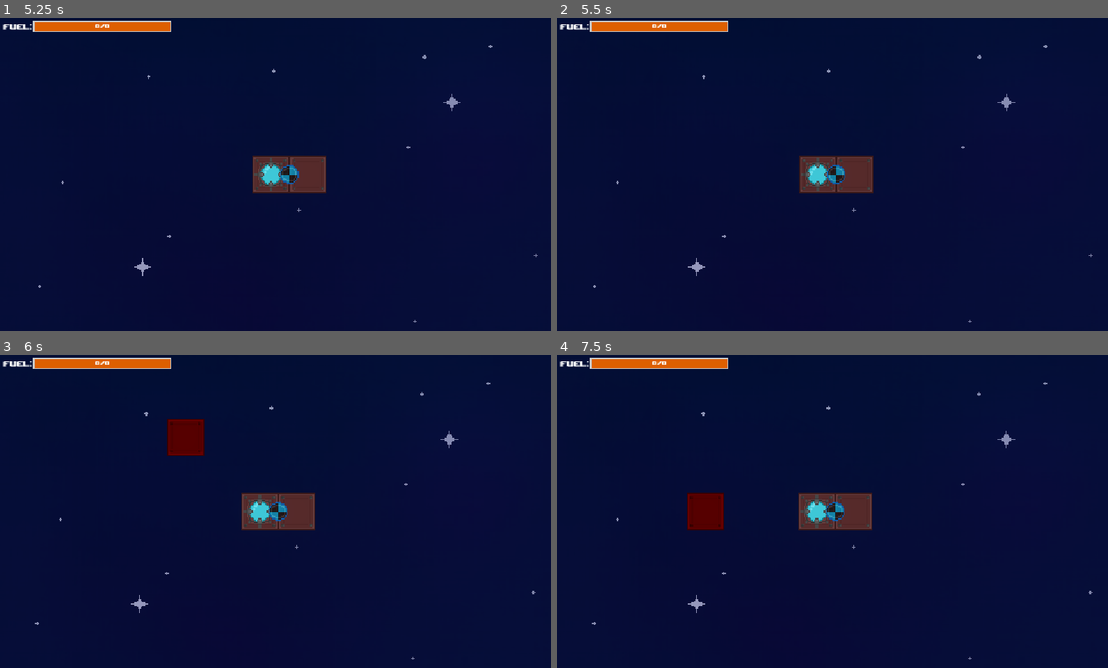
Above: before the commit, frames 1-4 (two rows, left to right).
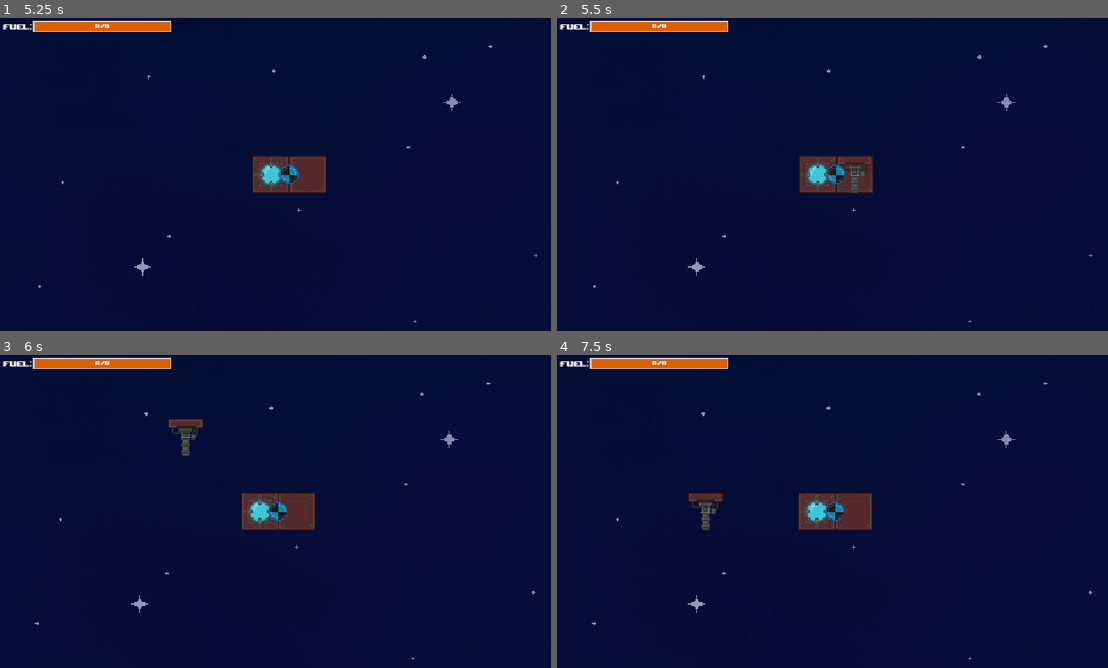
Above: after the commit, the same moments.

Repository: Luminescent-Cheese/ShipBattleBuilder
Game: Godot game, scene res://game.tscn
The game is run twice, just before and just after one commit, with the same random seed, the same clock (stepped at 60 frames per second) and the same inputs.
Inputs (mouse positions are in pixels of both pictures, inside the frame that each line leads up to):
- Up to frame 1 (5.25 s): move the mouse to (281, 174) at 0.52 s; hold D (Thrust Right) 0.53-1.28 s; hold Space (Launch) 0.53-1.28 s; click (281, 174) at 0.67 s; tap Ctrl (select) at 0.8, 1.35, 3.8 s; tap Enter at 1.25, 2.75, 4.25 s; move the mouse to (165, 190) at 1.27 s; hold S (Thrust Backward) 1.28-2.03 s; tap 1 (test) at 1.55, 2.1, 4.55 s; tap Space (Launch) at 2, 3.05, 3.5, 5 s; move the mouse to (165, 174) at 2.02 s; hold D (Thrust Right) 2.03-2.78 s; click (165, 174) at 2.17 s; tap 4 (test4, bound only after the commit) at 2.3, 2.85 s; move the mouse to (247, 237) at 2.77 s; hold S (Thrust Backward) 2.78-3.53 s; click (247, 237) at 2.92 s; move the mouse to (446, 221) at 3.52 s; hold Space (Launch) 3.53-4.28 s; hold A (Thrust Left) 3.53-5.03 s; move the mouse to (110, 127) at 4.27 s; tap R (rotate) at 4.35 s; move the mouse to (308, 174) at 5.02 s; hold S (Thrust Backward) from 5.03 s (still down); hold Ctrl (select) from 5.03 s (still down); click (308, 174) at 5.17 s
- Up to frame 2 (5.5 s): keep holding S (Thrust Backward); keep holding Ctrl (select); tap 4 (test4, bound only after the commit) at 5.3 s
- Up to frame 3 (6 s): move the mouse to (192, 433) at 5.77 s; release S (Thrust Backward) at 5.78 s; release Ctrl (select) at 5.78 s; hold D (Thrust Right) from 5.78 s (still down); tap 1 (test) at 5.85 s
- Up to frame 4 (7.5 s): tap Space (Launch) at 6.05 s; move the mouse to (744, 436) at 6.52 s; release D (Thrust Right) at 6.53 s; hold S (Thrust Backward) 6.53-7.28 s; hold Ctrl (select) 6.53-7.28 s; tap 2 (test2) at 6.6 s; click (744, 436) at 6.67 s; move the mouse to (722, 527) at 7.27 s; hold D (Thrust Right) from 7.28 s (still down); tap 3 (test3) at 7.35 s; click (722, 527) at 7.42 s

Frame 1 is identical in both runs. In frame 2, 0.2% of the frame differs, in the area x 50-58%, y 44-56%; in frame 3, 0.8%, in the area x 30-38%, y 20-33%; in frame 4, 0.8%.

Commit message:
basic bullets

Diff:
--- /dev/null
+++ b/Bullets/bullet_base.gd
@@ -0,0 +1,13 @@
+extends CharacterBody2D
+
+@export var SPEED: float = 2000.0
+@export var shoot_dir: Vector2 = Vector2.ZERO
+@export var damage: float = 5.0
+@export var parentVelocity: Vector2 = Vector2.ZERO
+
+func _physics_process(delta: float) -> void:
+	velocity = (SPEED * shoot_dir)+ parentVelocity
+	move_and_slide()
+
+func _on_deletion_timer_timeout() -> void:
+	queue_free()
--- /dev/null
+++ b/Bullets/bullet_base.tscn
@@ -0,0 +1,34 @@
+[gd_scene format=3 uid="uid://bpr4s32aunp3r"]
+
+[ext_resource type="Script" uid="uid://db20vl0wyadil" path="res://Bullets/bullet_base.gd" id="1_kexa8"]
+
+[sub_resource type="Gradient" id="Gradient_desxn"]
+colors = PackedColorArray(1, 0.8784314, 0, 1, 1, 0.54901963, 0, 0)
+
+[sub_resource type="GradientTexture2D" id="GradientTexture2D_bhunq"]
+gradient = SubResource("Gradient_desxn")
+fill = 1
+fill_from = Vector2(0.5217391, 0.45652175)
+fill_to = Vector2(0.8304348, 0.13913043)
+
+[sub_resource type="CircleShape2D" id="CircleShape2D_bhunq"]
+radius = 19.026299
+
+[node name="BulletBase" type="CharacterBody2D" unique_id=1000176563]
+collision_layer = 0
+collision_mask = 2
+script = ExtResource("1_kexa8")
+
+[node name="Bullet Sprite" type="Sprite2D" parent="." unique_id=684335031]
+position = Vector2(-0.7499987, 1.312499)
+scale = Vector2(0.69531256, 0.6777344)
+texture = SubResource("GradientTexture2D_bhunq")
+
+[node name="Bullet Collision" type="CollisionShape2D" parent="." unique_id=706354351]
+shape = SubResource("CircleShape2D_bhunq")
+
+[node name="DeletionTimer" type="Timer" parent="." unique_id=1376197974]
+wait_time = 5.0
+autostart = true
+
+[connection signal="timeout" from="DeletionTimer" to="." method="_on_deletion_timer_timeout"]
--- /dev/null
+++ b/Tiles/core.tscn
@@ -0,0 +1,17 @@
+[gd_scene format=3 uid="uid://csp1rv8jier8p"]
+
+[ext_resource type="PackedScene" uid="uid://bnvbyi3c63nr1" path="res://Tiles/ship_part.tscn" id="1_y2afb"]
+[ext_resource type="Texture2D" uid="uid://cd3oqmtqa078l" path="res://art/core.png" id="2_vx0sh"]
+
+[sub_resource type="RectangleShape2D" id="RectangleShape2D_wipx3"]
+resource_local_to_scene = true
+size = Vector2(124, 124)
+
+[node name="Core" unique_id=243587431 instance=ExtResource("1_y2afb")]
+placeable = false
+
+[node name="BaseShipSprite" parent="." index="0" unique_id=1416035950]
+texture = ExtResource("2_vx0sh")
+
+[node name="CollisionShape2D" parent="CheckIfValid" parent_id_path=PackedInt32Array(815796589) index="0" unique_id=1649036300]
+shape = SubResource("RectangleShape2D_wipx3")
--- /dev/null
+++ b/Tiles/fuel_tile.tscn
@@ -0,0 +1,20 @@
+[gd_scene format=3 uid="uid://cjx5kmjalasat"]
+
+[ext_resource type="PackedScene" uid="uid://bnvbyi3c63nr1" path="res://Tiles/ship_part.tscn" id="1_51srj"]
+[ext_resource type="Script" uid="uid://bnl5kdmnpg1o2" path="res://Tiles/fuel_tank_logic.gd" id="2_crlu0"]
+[ext_resource type="Texture2D" uid="uid://r4ih00eykd1a" path="res://art/fuel tile.png" id="3_ngdvk"]
+
+[sub_resource type="RectangleShape2D" id="RectangleShape2D_h13lx"]
+resource_local_to_scene = true
+size = Vector2(124, 124)
+
+[node name="FuelTile" unique_id=243587431 instance=ExtResource("1_51srj")]
+
+[node name="FuelTankLogic" type="Node2D" parent="." index="0" unique_id=2106471595]
+script = ExtResource("2_crlu0")
+
+[node name="BaseShipSprite" parent="." index="1" unique_id=1416035950]
+texture = ExtResource("3_ngdvk")
+
+[node name="CollisionShape2D" parent="CheckIfValid" parent_id_path=PackedInt32Array(815796589) index="0" unique_id=1649036300]
+shape = SubResource("RectangleShape2D_h13lx")
--- /dev/null
+++ b/Tiles/gun_logic.gd
@@ -0,0 +1,26 @@
+extends Node2D
+@onready var bullet = preload("res://Bullets/bullet_base.tscn")
+@onready var aim = $"../AimMark"
+@onready var ShotCooldown = $"../ShotCooldown"
+
+@onready var canShoot = true
+@onready var lastPos = global_position
+@onready var currentPos = global_position
+
+func _process(delta: float) -> void:
+	lastPos = currentPos
+	currentPos = global_position
+	if Input.is_action_pressed("Launch") and canShoot:
+		fire_bullet(delta)
+		canShoot = false
+		ShotCooldown.start()
+
+func fire_bullet(frameDelta):
+	var FireBullet = bullet.instantiate()
+	FireBullet.global_position = global_position
+	FireBullet.shoot_dir = (aim.global_position - global_position).normalized()
+	FireBullet.parentVelocity = (currentPos-lastPos)/frameDelta
+	get_parent().get_parent().get_parent().add_child(FireBullet)
+
+func _on_shot_cooldown_timeout() -> void:
+	canShoot = true
--- /dev/null
+++ b/Tiles/mini_gun.tscn
@@ -0,0 +1,60 @@
+[gd_scene format=3 uid="uid://cqo60w4va4ss2"]
+
+[ext_resource type="PackedScene" uid="uid://bnvbyi3c63nr1" path="res://Tiles/ship_part.tscn" id="1_pe00t"]
+[ext_resource type="Script" uid="uid://c2wwir1tyxphv" path="res://Tiles/gun_logic.gd" id="2_puy3g"]
+[ext_resource type="Texture2D" uid="uid://cbjth5up742xc" path="res://art/minigun.png" id="2_y7u3r"]
+
+[sub_resource type="AtlasTexture" id="AtlasTexture_puy3g"]
+atlas = ExtResource("2_y7u3r")
+region = Rect2(0, 0, 128, 128)
+
+[sub_resource type="AtlasTexture" id="AtlasTexture_7iowm"]
+atlas = ExtResource("2_y7u3r")
+region = Rect2(0, 128, 128, 128)
+
+[sub_resource type="SpriteFrames" id="SpriteFrames_bhunq"]
+animations = [{
+"frames": [{
+"duration": 1.0,
+"texture": SubResource("AtlasTexture_puy3g")
+}, {
+"duration": 1.0,
+"texture": SubResource("AtlasTexture_7iowm")
+}],
+"loop": 1,
+"name": &"default",
+"speed": 5.0
+}]
+
+[sub_resource type="RectangleShape2D" id="RectangleShape2D_puy3g"]
+resource_local_to_scene = true
+size = Vector2(124, 124)
+
+[node name="MiniGun" unique_id=243587431 instance=ExtResource("1_pe00t")]
+
+[node name="GunLogic" type="Node2D" parent="." index="0" unique_id=931403881]
+script = ExtResource("2_puy3g")
+
+[node name="AimMark" type="Marker2D" parent="." index="1" unique_id=285166120]
+position = Vector2(0, 50)
+
+[node name="ShotCooldown" type="Timer" parent="." index="2" unique_id=1956502820]
+wait_time = 0.1
+
+[node name="BaseShipSprite" parent="." index="3" unique_id=1416035950]
+position = Vector2(52, -60.000004)
+scale = Vector2(0.046875, 0.0546875)
+
+[node name="MinigunSprite" type="AnimatedSprite2D" parent="." index="4" unique_id=276044571]
+texture_filter = 1
+sprite_frames = SubResource("SpriteFrames_bhunq")
+
+[node name="CollisionShape2D" parent="CheckIfValid" parent_id_path=PackedInt32Array(815796589) index="0" unique_id=1649036300]
+shape = SubResource("RectangleShape2D_puy3g")
+
+[node name="SurroundingTileCheck" parent="." index="6" unique_id=574259571]
+Bottom = 0
+Right = 1
+Left = 1
+
+[connection signal="timeout" from="ShotCooldown" to="GunLogic" method="_on_shot_cooldown_timeout"]
--- a/ship_part.tscn
+++ b/Tiles/ship_part.tscn
@@ -1,8 +1,8 @@
 [gd_scene format=3 uid="uid://bnvbyi3c63nr1"]
 
-[ext_resource type="Script" uid="uid://ymvgvf1xlyol" path="res://ship_part.gd" id="1_epihn"]
-[ext_resource type="Texture2D" uid="uid://bmpyxpqiofkfm" path="res://art/basic body2.png" id="2_epihn"]
-[ext_resource type="Script" uid="uid://b1eufy7n8bf7j" path="res://surrounding_tile_check.gd" id="3_nwga8"]
+[ext_resource type="Script" uid="uid://ymvgvf1xlyol" path="res://Tiles/ship_part.gd" id="1_peb2t"]
+[ext_resource type="Texture2D" uid="uid://bmpyxpqiofkfm" path="res://art/basic body2.png" id="2_hd3e3"]
+[ext_resource type="Script" uid="uid://b1eufy7n8bf7j" path="res://surrounding_tile_check.gd" id="3_w2bqs"]
 
 [sub_resource type="RectangleShape2D" id="RectangleShape2D_bhunq"]
 resource_local_to_scene = true
@@ -17,11 +17,11 @@
 [sub_resource type="RectangleShape2D" id="RectangleShape2D_qr0ht"]
 
 [node name="ShipPart" type="Node2D" unique_id=243587431]
-script = ExtResource("1_epihn")
+script = ExtResource("1_peb2t")
 
 [node name="BaseShipSprite" type="Sprite2D" parent="." unique_id=1416035950]
 texture_filter = 1
-texture = ExtResource("2_epihn")
+texture = ExtResource("2_hd3e3")
 
 [node name="CheckIfValid" type="Area2D" parent="." unique_id=815796589]
 
--- a/thruster.tscn
+++ b/Tiles/thruster.tscn
@@ -1,8 +1,8 @@
 [gd_scene format=3 uid="uid://bqt8aindfhcmj"]
 
-[ext_resource type="PackedScene" uid="uid://bnvbyi3c63nr1" path="res://ship_part.tscn" id="1_bda3k"]
-[ext_resource type="Script" uid="uid://wxbdw2v2whqx" path="res://thruster_forces.gd" id="2_as1lm"]
-[ext_resource type="Texture2D" uid="uid://do7gag750t6h6" path="res://art/new thruster.png" id="3_bima3"]
+[ext_resource type="PackedScene" uid="uid://bnvbyi3c63nr1" path="res://Tiles/ship_part.tscn" id="1_w7wiu"]
+[ext_resource type="Script" uid="uid://wxbdw2v2whqx" path="res://Tiles/thruster_forces.gd" id="2_hb8fa"]
+[ext_resource type="Texture2D" uid="uid://do7gag750t6h6" path="res://art/new thruster.png" id="3_wj3tf"]
 
 [sub_resource type="Gradient" id="Gradient_bima3"]
 offsets = PackedFloat32Array(0, 0.14457831)
@@ -21,11 +21,11 @@
 offsets = PackedFloat32Array(0, 0.56790125, 0.99382716)
 colors = PackedColorArray(1, 0.015686275, 0, 1, 1, 0.67058825, 0.6627451, 0.7529412, 1, 1, 1, 0)
 
-[sub_resource type="RectangleShape2D" id="RectangleShape2D_bima3"]
+[sub_resource type="RectangleShape2D" id="RectangleShape2D_pj8mf"]
 resource_local_to_scene = true
 size = Vector2(124, 124)
 
-[node name="Thruster" unique_id=713508415 instance=ExtResource("1_bda3k")]
+[node name="Thruster" unique_id=713508415 instance=ExtResource("1_w7wiu")]
 
 [node name="ThrusterParticles" type="CPUParticles2D" parent="." index="0" unique_id=2144551150]
 modulate = Color(1.0627335, 1.0627335, 1.0627335, 1)
@@ -54,13 +54,13 @@
 position = Vector2(0, -20)
 
 [node name="ThrustForces" type="Node2D" parent="." index="2" unique_id=1565694415]
-script = ExtResource("2_as1lm")
+script = ExtResource("2_hb8fa")
 
 [node name="BaseShipSprite" parent="." index="3" unique_id=1416035950]
-texture = ExtResource("3_bima3")
+texture = ExtResource("3_wj3tf")
 
 [node name="CollisionShape2D" parent="CheckIfValid" parent_id_path=PackedInt32Array(815796589) index="0" unique_id=1649036300]
-shape = SubResource("RectangleShape2D_bima3")
+shape = SubResource("RectangleShape2D_pj8mf")
 
 [node name="SurroundingTileCheck" parent="." index="5" unique_id=574259571]
 Bottom = 0
--- a/thruster_forces.gd
+++ b/Tiles/thruster_forces.gd
@@ -38,14 +38,12 @@
 
 
 func _on_thruster_clicked() -> void:
-	#changes activation key (select is ctrl)
-	if Input.is_action_pressed("select"):
-		if Input.is_action_pressed("Thrust Forward"):
-			ActivationKey = "Thrust Forward"
-		elif Input.is_action_pressed("Thrust Left"):
-			ActivationKey =  "Thrust Left"
-		elif Input.is_action_pressed("Thrust Right"):
-			ActivationKey = "Thrust Right"
-		elif Input.is_action_pressed("Thrust Backward"):
-			ActivationKey = "Thrust Backward"
-		WaitKey = true
+	if Input.is_action_pressed("Thrust Forward"):
+		ActivationKey = "Thrust Forward"
+	elif Input.is_action_pressed("Thrust Left"):
+		ActivationKey =  "Thrust Left"
+	elif Input.is_action_pressed("Thrust Right"):
+		ActivationKey = "Thrust Right"
+	elif Input.is_action_pressed("Thrust Backward"):
+		ActivationKey = "Thrust Backward"
+	WaitKey = true
--- a/core.tscn
+++ /dev/null
@@ -1,17 +0,0 @@
-[gd_scene format=3 uid="uid://csp1rv8jier8p"]
-
-[ext_resource type="PackedScene" uid="uid://bnvbyi3c63nr1" path="res://ship_part.tscn" id="1_tvpqx"]
-[ext_resource type="Texture2D" uid="uid://cd3oqmtqa078l" path="res://art/core.png" id="2_05t4c"]
-
-[sub_resource type="RectangleShape2D" id="RectangleShape2D_tvpqx"]
-resource_local_to_scene = true
-size = Vector2(124, 124)
-
-[node name="Core" unique_id=243587431 instance=ExtResource("1_tvpqx")]
-placeable = false
-
-[node name="BaseShipSprite" parent="." index="0" unique_id=1416035950]
-texture = ExtResource("2_05t4c")
-
-[node name="CollisionShape2D" parent="CheckIfValid" parent_id_path=PackedInt32Array(815796589) index="0" unique_id=1649036300]
-shape = SubResource("RectangleShape2D_tvpqx")
--- a/fuel_tile.tscn
+++ /dev/null
@@ -1,20 +0,0 @@
-[gd_scene format=3 uid="uid://cjx5kmjalasat"]
-
-[ext_resource type="PackedScene" uid="uid://bnvbyi3c63nr1" path="res://ship_part.tscn" id="1_f87b2"]
-[ext_resource type="Script" uid="uid://bnl5kdmnpg1o2" path="res://fuel_tank_logic.gd" id="2_kgbsh"]
-[ext_resource type="Texture2D" uid="uid://r4ih00eykd1a" path="res://art/fuel tile.png" id="2_nq3p3"]
-
-[sub_resource type="RectangleShape2D" id="RectangleShape2D_nq3p3"]
-resource_local_to_scene = true
-size = Vector2(124, 124)
-
-[node name="FuelTile" unique_id=243587431 instance=ExtResource("1_f87b2")]
-
-[node name="FuelTankLogic" type="Node2D" parent="." index="0" unique_id=2106471595]
-script = ExtResource("2_kgbsh")
-
-[node name="BaseShipSprite" parent="." index="1" unique_id=1416035950]
-texture = ExtResource("2_nq3p3")
-
-[node name="CollisionShape2D" parent="CheckIfValid" parent_id_path=PackedInt32Array(815796589) index="0" unique_id=1649036300]
-shape = SubResource("RectangleShape2D_nq3p3")
--- a/project.godot
+++ b/project.godot
@@ -72,6 +72,11 @@
 "events": [Object(InputEventKey,"resource_local_to_scene":false,"resource_name":"","device":-1,"window_id":0,"alt_press …(191 unchanged characters)…
 ]
 }
+test4={
+"deadzone": 0.2,
+"events": [Object(InputEventKey,"resource_local_to_scene":false,"resource_name":"","device":-1,"window_id":0,"alt_pressed":false,"shift_pressed":false,"ctrl_pressed":false,"meta_pressed":false,"pressed":false,"keycode":0,"physical_keycode":52,"key_label":0,"unicode":52,"location":0,"echo":false,"script":null)
+]
+}
 
 [physics]
 
--- a/ship.gd
+++ b/ship.gd
@@ -1,8 +1,9 @@
 extends RigidBody2D
 
-@onready var Ship_Part = preload("res://ship_part.tscn")
-@onready var Thruster = preload("res://thruster.tscn")
-@onready var Fuel = preload("res://fuel_tile.tscn")
+@onready var Ship_Part = preload("uid://bnvbyi3c63nr1")
+@onready var Thruster = preload("uid://bqt8aindfhcmj")
+@onready var Fuel = preload("uid://cjx5kmjalasat")
+@onready var MiniGun = preload("uid://cqo60w4va4ss2")
 @onready var shipCamera = $ShipCamera
 
 #Hud Nodes
@@ -51,6 +52,11 @@
 			var New_fuel = Fuel.instantiate()
 			add_child(New_fuel)
 			New_fuel.add_collision.connect(add_collision_shape)
+		if Input.is_action_just_pressed("test4"):
+			canPlace = false
+			var New_gun = MiniGun.instantiate()
+			add_child(New_gun)
+			New_gun.add_collision.connect(add_collision_shape)
 
 	$CenterOfMass.position = Vector2(0,0)
 	#always lerps camera back to 0,0 whenever it leaves smoothly
--- a/ship.tscn
+++ b/ship.tscn
@@ -3,7 +3,7 @@
 [ext_resource type="Script" uid="uid://bnxujhykk358b" path="res://ship.gd" id="1_l3rv8"]
 [ext_resource type="Script" uid="uid://df8jd6m0wl5gi" path="res://ship_camera.gd" id="2_c3vuw"]
 [ext_resource type="Texture2D" uid="uid://dhxmcdpgiulrw" path="res://art/Center of gravity.png" id="2_v4325"]
-[ext_resource type="PackedScene" uid="uid://csp1rv8jier8p" path="res://core.tscn" id="4_78o8j"]
+[ext_resource type="PackedScene" uid="uid://csp1rv8jier8p" path="res://Tiles/core.tscn" id="4_78o8j"]
 [ext_resource type="FontFile" uid="uid://dkd71wnjyxkyj" path="res://upheavtt.ttf" id="5_78o8j"]
 
 [sub_resource type="RectangleShape2D" id="RectangleShape2D_riqys"]
Not shown, added: Bullets/bullet_base.gd.uid
Renamed: fuel_tank_logic.gd -> Tiles/fuel_tank_logic.gd
Renamed: fuel_tank_logic.gd.uid -> Tiles/fuel_tank_logic.gd.uid
Not shown, added: Tiles/gun_logic.gd.uid
Renamed: ship_part.gd -> Tiles/ship_part.gd
Renamed: ship_part.gd.uid -> Tiles/ship_part.gd.uid
Not shown: 1 places in Tiles/ship_part.tscn that only renumber resources
Renamed: thruster_forces.gd.uid -> Tiles/thruster_forces.gd.uid
Binary file added: art/minigun.png
Not shown, added: art/minigun.png.import
